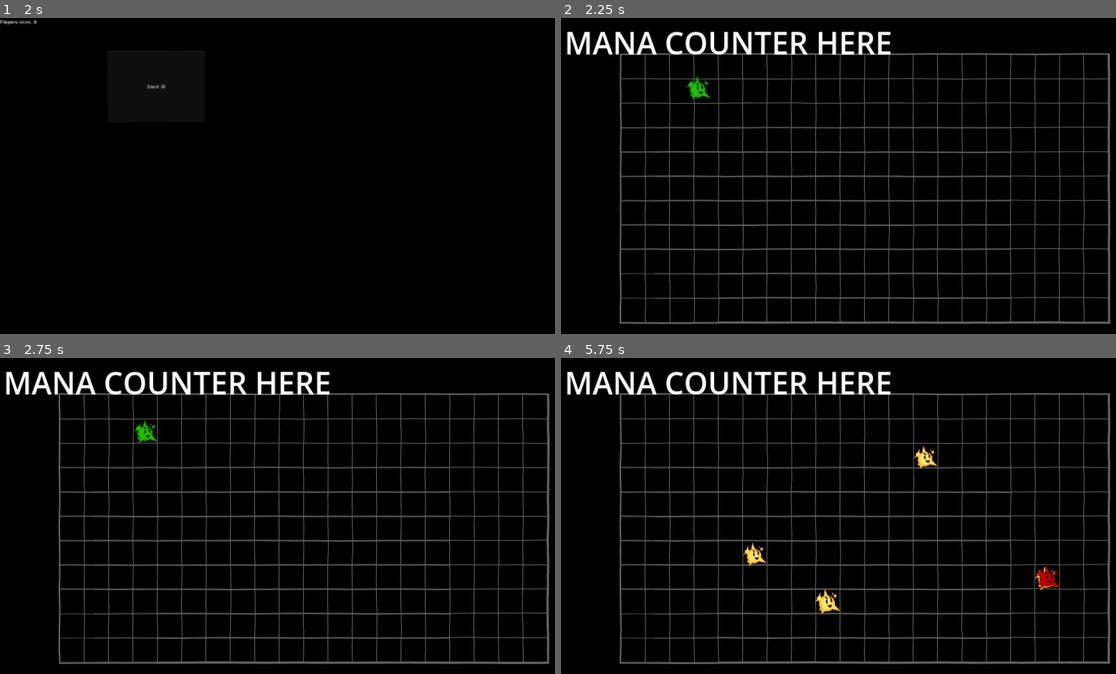
Above: before the commit, frames 1-4 (two rows, left to right).
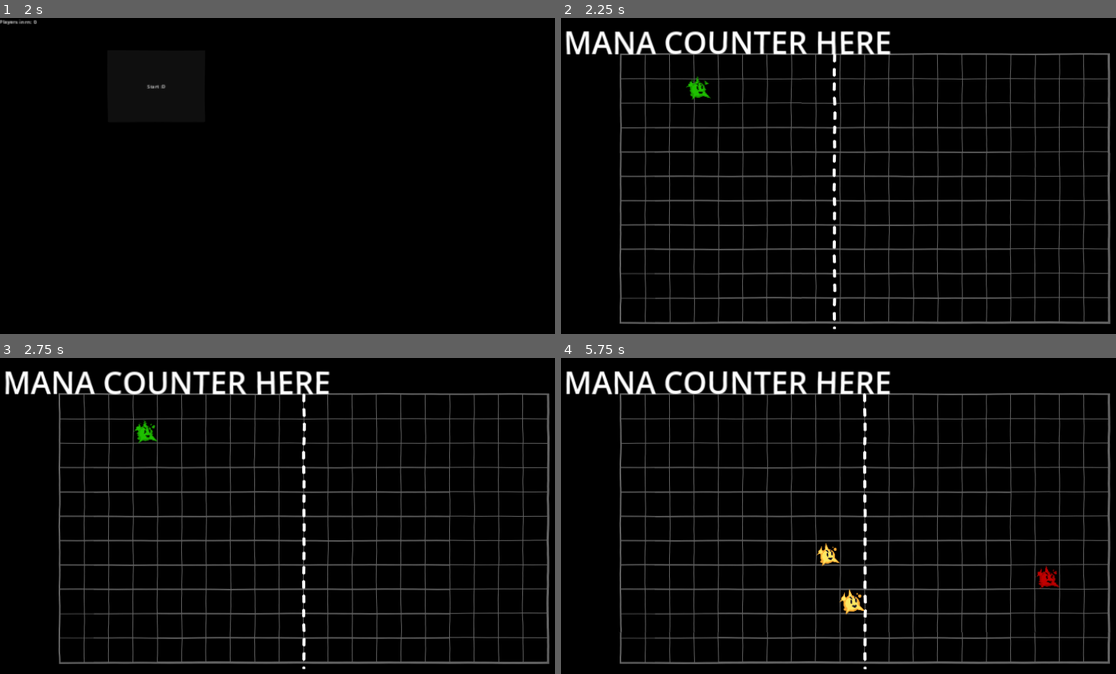
Above: after the commit, the same moments.

Repository: nemene21/CellGame
Game: Godot game, scene res://scenes/hostjoin.tscn
Two runs of this game, one before a commit and one after it. Both use one fixed random seed, a clock stepped at 60 frames per second and the inputs below.
Inputs (mouse positions are in pixels of both pictures, inside the frame that each line leads up to):
- Up to frame 1 (2 s): move the mouse to (438, 172) at 0.52 s; press the mouse at (438, 172) at 0.53 s; release the mouse at (438, 172) at 1.25 s; click "Host" at 1.25 s
- Up to frame 2 (2.25 s): click "Start :D" at 2 s
- Up to frame 3 (2.75 s): no input
- Up to frame 4 (5.75 s): move the mouse to (744, 544) at 2.77 s; click (744, 544) at 2.85 s; move the mouse to (927, 452) at 3.52 s; press the mouse at (927, 452) at 3.53 s; move the mouse to (832, 598) at 4.27 s; release the mouse at (832, 598) at 4.28 s; click (832, 598) at 4.35 s; move the mouse to (1049, 579) at 5.02 s; press the mouse at (1049, 579) at 5.03 s

Frame 1 is identical in both runs. In frame 2, 1.8% of the frame differs, in the area x 0-60%, y 4-99%; in frame 3, 1.7%; in frame 4, 2.8%, in the area x 0-90%, y 4-99%.

Commit message:
Spark cell functionality

Diff:
--- /dev/null
+++ b/components/cell/activator.gd
@@ -0,0 +1,24 @@
+extends Node
+
+@onready var parent: Cell = get_parent()
+@onready var game: Game = parent.get_parent()
+@onready var posComp: PosComp = get_parent().get_node("Position")
+@export var offset: Vector2i = Vector2(1, 0)
+
+func _ready() -> void:
+	parent.restTurn.connect(activate)
+
+func activate() -> void:
+	var targetPos := offset if parent.friendly() else Vector2i(-offset.x, offset.y)
+	targetPos += posComp.position
+	if !game.cells.has(targetPos):
+		return
+	var cell: Cell = game.cells[targetPos]
+
+	cell.moveTurn.emit()
+	if game.turnWait > 0: await(get_tree().create_timer(game.turnWait/game.speedup).timeout)
+	game.turnWait = 0
+
+	cell.restTurn.emit()
+	if game.turnWait > 0: await(get_tree().create_timer(game.turnWait/game.speedup).timeout)
+	game.turnWait = 0
--- /dev/null
+++ b/components/cell/activator.tscn
@@ -0,0 +1,6 @@
+[gd_scene load_steps=2 format=3 uid="uid://cfh37ojxfalpq"]
+
+[ext_resource type="Script" path="res://components/cell/activator.gd" id="1_ih6ny"]
+
+[node name="Activator" type="Node"]
+script = ExtResource("1_ih6ny")
--- a/components/cell/move.gd
+++ b/components/cell/move.gd
@@ -2,7 +2,6 @@
 class_name MoveComp
 
 @export var direction: Vector2i
-@export var host_team := true
 @onready var parent: Cell = get_parent()
 @onready var game: Game = parent.get_parent()
 
--- a/project.godot
+++ b/project.godot
@@ -58,6 +58,31 @@
 "events": [Object(InputEventMouseButton,"resource_local_to_scene":false,"resource_name":"","device":-1,"window_id":0,"a …(256 unchanged characters)…
 ]
 }
+"Slot 1"={
+"deadzone": 0.5,
+"events": [Object(InputEventKey,"resource_local_to_scene":false,"resource_name":"","device":-1,"window_id":0,"alt_pressed":false,"shift_pressed":false,"ctrl_pressed":false,"meta_pressed":false,"pressed":false,"keycode":0,"physical_keycode":49,"key_label":0,"unicode":49,"location":0,"echo":false,"script":null)
+]
+}
+"Slot 2"={
+"deadzone": 0.5,
+"events": [Object(InputEventKey,"resource_local_to_scene":false,"resource_name":"","device":-1,"window_id":0,"alt_pressed":false,"shift_pressed":false,"ctrl_pressed":false,"meta_pressed":false,"pressed":false,"keycode":0,"physical_keycode":50,"key_label":0,"unicode":50,"location":0,"echo":false,"script":null)
+]
+}
+"Slot 3"={
+"deadzone": 0.5,
+"events": [Object(InputEventKey,"resource_local_to_scene":false,"resource_name":"","device":-1,"window_id":0,"alt_pressed":false,"shift_pressed":false,"ctrl_pressed":false,"meta_pressed":false,"pressed":false,"keycode":0,"physical_keycode":51,"key_label":0,"unicode":51,"location":0,"echo":false,"script":null)
+]
+}
+"Slot 4"={
+"deadzone": 0.5,
+"events": [Object(InputEventKey,"resource_local_to_scene":false,"resource_name":"","device":-1,"window_id":0,"alt_pressed":false,"shift_pressed":false,"ctrl_pressed":false,"meta_pressed":false,"pressed":false,"keycode":0,"physical_keycode":52,"key_label":0,"unicode":52,"location":0,"echo":false,"script":null)
+]
+}
+"Slot 5"={
+"deadzone": 0.5,
+"events": [Object(InputEventKey,"resource_local_to_scene":false,"resource_name":"","device":-1,"window_id":0,"alt_pressed":false,"shift_pressed":false,"ctrl_pressed":false,"meta_pressed":false,"pressed":false,"keycode":0,"physical_keycode":53,"key_label":0,"unicode":53,"location":0,"echo":false,"script":null)
+]
+}
 
 [rendering]
 
--- a/scenes/cells/base_cell.tscn
+++ b/scenes/cells/base_cell.tscn
@@ -85,6 +85,35 @@
 "transitions": PackedFloat32Array(1),
 "update": 0,
 "values": [Vector2(0, 48)]
+}
+
+[sub_resource type="Animation" id="Animation_i87kt"]
+resource_name = "bounce_idle"
+length = 0.5
+loop_mode = 1
+tracks/0/type = "value"
+tracks/0/imported = false
+tracks/0/enabled = true
+tracks/0/path = NodePath("Sprite2D:scale")
+tracks/0/interp = 1
+tracks/0/loop_wrap = true
+tracks/0/keys = {
+"times": PackedFloat32Array(0, 0.266667),
+"transitions": PackedFloat32Array(-2, -2),
+"update": 0,
+"values": [Vector2(0.95, 0.95), Vector2(1.05, 1.05)]
+}
+tracks/1/type = "value"
+tracks/1/imported = false
+tracks/1/enabled = true
+tracks/1/path = NodePath("Sprite2D:position")
+tracks/1/interp = 1
+tracks/1/loop_wrap = true
+tracks/1/keys = {
+"times": PackedFloat32Array(0.133333, 0.4),
+"transitions": PackedFloat32Array(-2, -2),
+"update": 0,
+"values": [Vector2(0, 52), Vector2(0, 44)]
 }
 
 [sub_resource type="Animation" id="Animation_bt6hk"]
@@ -184,35 +213,6 @@
 "values": [0.0, 1.0, 0.0]
 }
 
-[sub_resource type="Animation" id="Animation_i87kt"]
-resource_name = "bounce_idle"
-length = 0.5
-loop_mode = 1
-tracks/0/type = "value"
-tracks/0/imported = false
-tracks/0/enabled = true
-tracks/0/path = NodePath("Sprite2D:scale")
-tracks/0/interp = 1
-tracks/0/loop_wrap = true
-tracks/0/keys = {
-"times": PackedFloat32Array(0, 0.266667),
-"transitions": PackedFloat32Array(-2, -2),
-"update": 0,
-"values": [Vector2(0.95, 0.95), Vector2(1.05, 1.05)]
-}
-tracks/1/type = "value"
-tracks/1/imported = false
-tracks/1/enabled = true
-tracks/1/path = NodePath("Sprite2D:position")
-tracks/1/interp = 1
-tracks/1/loop_wrap = true
-tracks/1/keys = {
-"times": PackedFloat32Array(0.133333, 0.4),
-"transitions": PackedFloat32Array(-2, -2),
-"update": 0,
-"values": [Vector2(0, 52), Vector2(0, 44)]
-}
-
 [sub_resource type="AnimationLibrary" id="AnimationLibrary_22884"]
 _data = {
 "RESET": SubResource("Animation_ycj80"),
--- a/scenes/cells/mana_cell.tscn
+++ b/scenes/cells/mana_cell.tscn
@@ -18,4 +18,4 @@
 
 [node name="ManaRegen" parent="." index="4" instance=ExtResource("3_2sr4x")]
 amount = 3
-turnsNeeded = 5
+turnsNeeded = 1
--- a/scenes/cells/spark_cell.tscn
+++ b/scenes/cells/spark_cell.tscn
@@ -1,8 +1,10 @@
-[gd_scene load_steps=5 format=3 uid="uid://bf1h35xkcxjn2"]
+[gd_scene load_steps=7 format=3 uid="uid://bf1h35xkcxjn2"]
 
 [ext_resource type="PackedScene" uid="uid://cdyg52ea30beu" path="res://scenes/cells/base_cell.tscn" id="1_t0mek"]
 [ext_resource type="Shader" path="res://scenes/cells/flash.gdshader" id="2_c15ia"]
 [ext_resource type="Texture2D" uid="uid://c1dn7fij35s77" path="res://scenes/cells/spark_cell.svg" id="3_f4drx"]
+[ext_resource type="PackedScene" uid="uid://c7g8bn4ueurm4" path="res://components/cell/move.tscn" id="4_v7xh8"]
+[ext_resource type="PackedScene" uid="uid://cfh37ojxfalpq" path="res://components/cell/activator.tscn" id="5_eglmm"]
 
 [sub_resource type="ShaderMaterial" id="ShaderMaterial_0j2hd"]
 resource_local_to_scene = true
@@ -17,3 +19,8 @@
 
 [node name="IdleAnimation" parent="." index="4"]
 idleAnimation = "bounce_idle"
+
+[node name="Move" parent="." index="5" instance=ExtResource("4_v7xh8")]
+direction = Vector2i(1, 0)
+
+[node name="Activator" parent="." index="6" instance=ExtResource("5_eglmm")]
--- a/scenes/game.gd
+++ b/scenes/game.gd
@@ -13,6 +13,7 @@
 	number.modulate = Color("#2ce8f5")
 
 var turnWait := .0
+var speedup := .0
 func wait(time: float) -> void:
 	turnWait += time
 
@@ -62,7 +63,7 @@
 		$TurnTimer.start()
 		return
 
-	var speedup := 1.0
+	speedup = 1.0
 	for cell: Cell in cells_arr:
 		cell.moveTurn.emit()
 		if turnWait > 0: await(get_tree().create_timer(turnWait/speedup).timeout)
--- a/scenes/game.tscn
+++ b/scenes/game.tscn
@@ -1,8 +1,7 @@
-[gd_scene load_steps=5 format=3 uid="uid://cldsdonltmqj3"]
+[gd_scene load_steps=4 format=3 uid="uid://cldsdonltmqj3"]
 
 [ext_resource type="Script" path="res://scenes/game.gd" id="1_1mc27"]
 [ext_resource type="PackedScene" uid="uid://druqquof03id2" path="res://scenes/placer.tscn" id="4_0bxwu"]
-[ext_resource type="Texture2D" uid="uid://bwdpi5q8kiik5" path="res://scenes/place_border.svg" id="6_gr821"]
 [ext_resource type="Texture2D" uid="uid://cr00wpuawdjke" path="res://scenes/grid.png" id="6_t4dri"]
 
 [node name="Game" type="Node2D"]
@@ -17,13 +16,6 @@
 z_index = -1
 position = Vector2(-7, -7)
 texture = ExtResource("6_t4dri")
-centered = false
-
-[node name="PlaceBorder" type="Sprite2D" parent="."]
-visible = false
-z_index = -1
-position = Vector2(50, 0)
-texture = ExtResource("6_gr821")
 centered = false
 
 [node name="Camera" type="Camera2D" parent="."]
--- a/scenes/placer.gd
+++ b/scenes/placer.gd
@@ -2,6 +2,10 @@
 
 @onready var game: Game = get_parent()
 var placing := "SparkCell"
+
+var placeBorder := 10
+var placeBorderPos = .0
+@export var placeBorderSprite: Sprite2D
 
 func update_texture() -> void:
 	var instance: Cell = game.placeable_cells[placing].instantiate()
@@ -17,6 +21,8 @@
 	   placePos.y < 0 or placePos.y >= Global.WORLDSIZE.y:
 			return false
 
+	if placePos.x >= placeBorder:
+		return false
 	return !game.cells.has(placePos)
 
 func attempt_place() -> void:
@@ -47,3 +53,16 @@
 
 	# Color
 	material.set_shader_parameter("tint", lerp(Color.RED, Color("28ff00"), can_place()))
+
+	# Swapping
+	for i in 5:
+		if Input.is_action_just_pressed("Slot " + str(i+1)):
+			placing = ["WormCell", "ManaCell", "SparkCell"][i]
+			update_texture()
+
+	# Place border
+	placeBorderSprite.global_position.x = placeBorderPos
+	placeBorderSprite.global_position.y = 540
+
+	var wantedPos := placeBorder * Global.CELLSIZE
+	placeBorderPos = Global.dlerp(placeBorderPos, wantedPos, 20 * delta)
--- a/scenes/placer.tscn
+++ b/scenes/placer.tscn
@@ -1,8 +1,9 @@
-[gd_scene load_steps=7 format=3 uid="uid://druqquof03id2"]
+[gd_scene load_steps=8 format=3 uid="uid://druqquof03id2"]
 
 [ext_resource type="Texture2D" uid="uid://20i53tg5sy0g" path="res://scenes/cells/worm_cell.svg" id="1_0k18j"]
 [ext_resource type="Shader" path="res://scenes/placer_hologram.gdshader" id="1_y5bet"]
 [ext_resource type="Script" path="res://scenes/placer.gd" id="3_qbkyj"]
+[ext_resource type="Texture2D" uid="uid://bwdpi5q8kiik5" path="res://scenes/place_border.svg" id="4_ux6em"]
 
 [sub_resource type="FastNoiseLite" id="FastNoiseLite_k17l2"]
 frequency = 0.0207
@@ -22,8 +23,12 @@
 shader_parameter/warp_strength = 0.04
 shader_parameter/noise = SubResource("NoiseTexture2D_vytea")
 
-[node name="Placer" type="Sprite2D"]
+[node name="Placer" type="Sprite2D" node_paths=PackedStringArray("placeBorderSprite")]
 z_index = 1
 material = SubResource("ShaderMaterial_5fj0e")
 texture = ExtResource("1_0k18j")
 script = ExtResource("3_qbkyj")
+placeBorderSprite = NodePath("PlaceBorder")
+
+[node name="PlaceBorder" type="Sprite2D" parent="."]
+texture = ExtResource("4_ux6em")
--- /dev/null
+++ b/scenes/scroll.gdshader
@@ -0,0 +1,8 @@
+shader_type canvas_item;
+
+uniform vec2 scroll;
+uniform float speed;
+
+void fragment() {
+	COLOR = texture(TEXTURE, UV + TIME * scroll * speed);
+}
